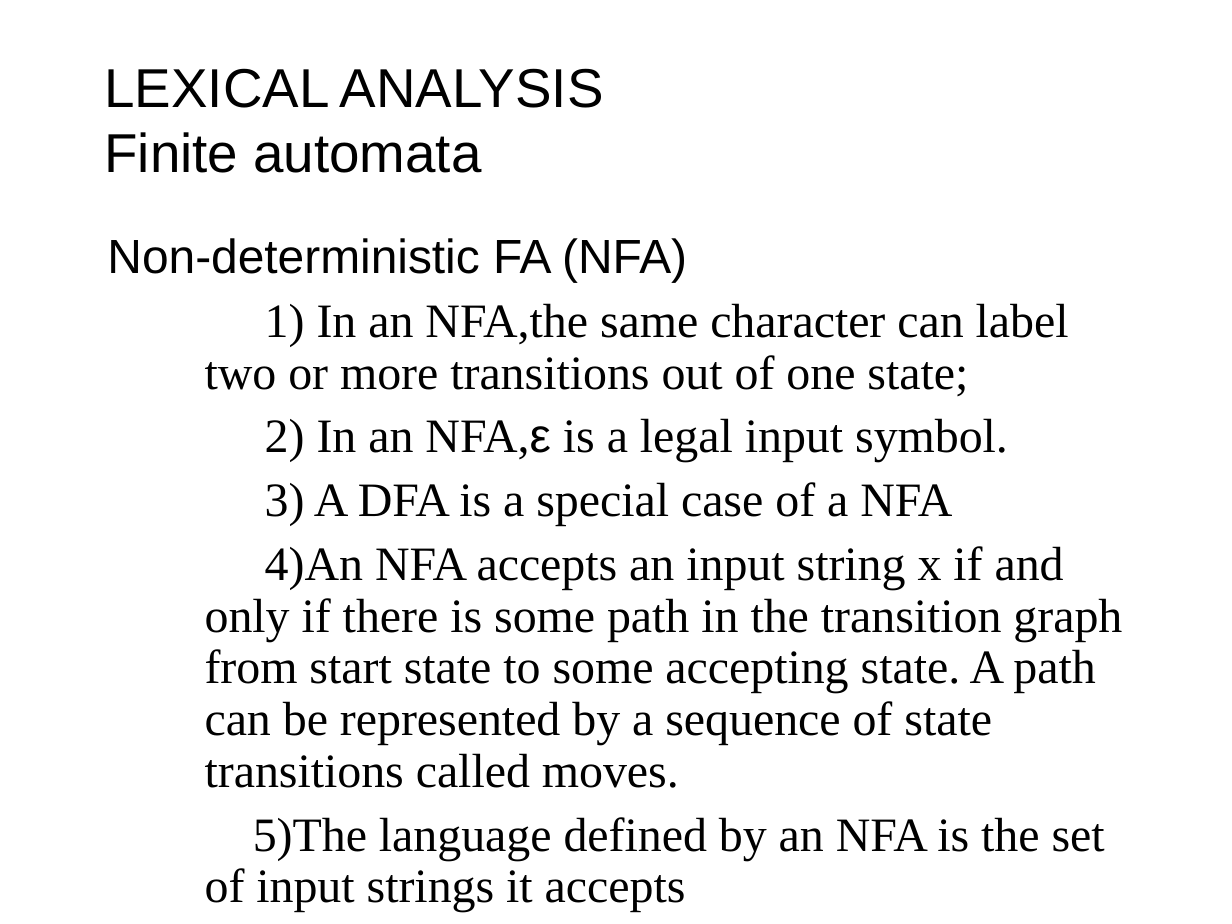
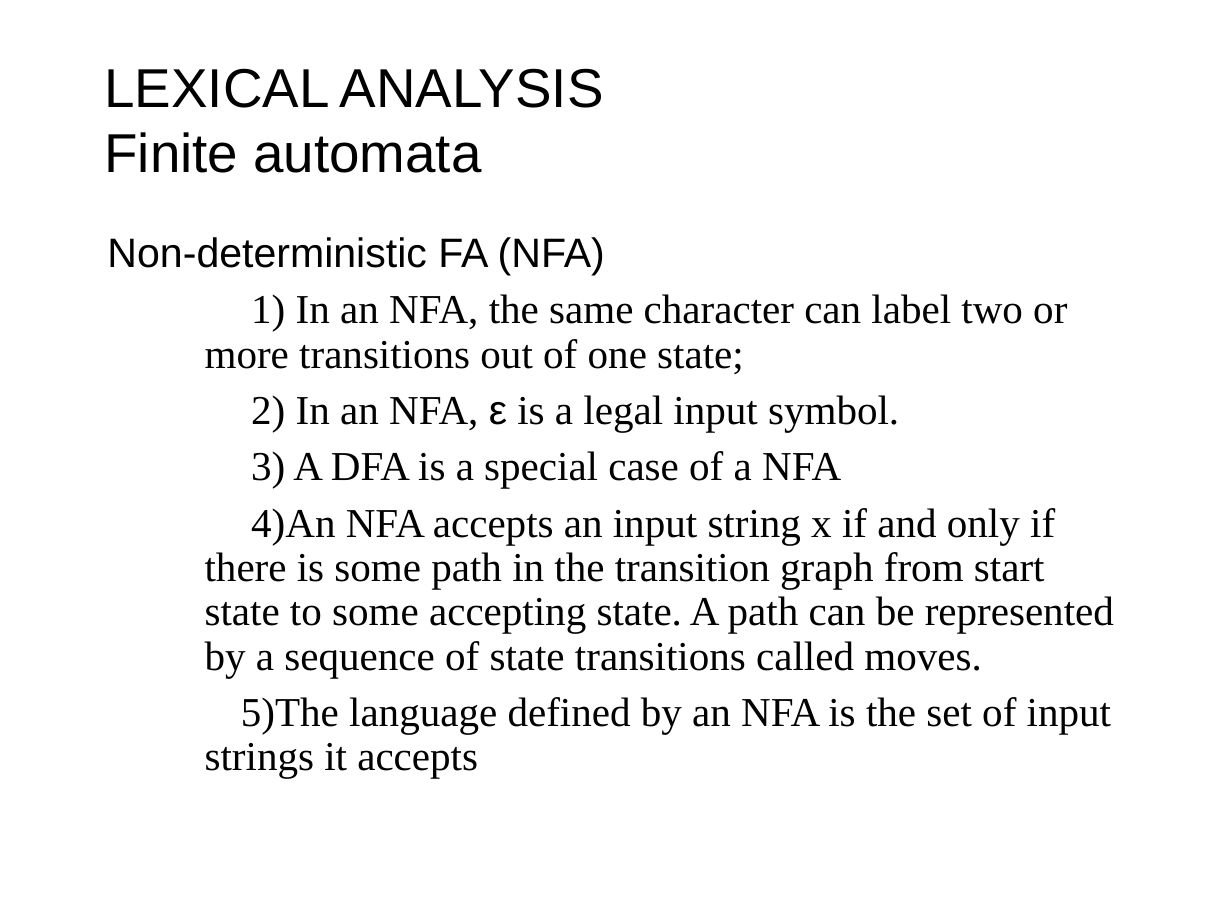
Before and after one commit to GeneralNitin/S6, a slide deck: slide 58 of 02. Compiler Design/PPTs/Module 1.ppt. Drawn at 1232x924 pixels with LibreOffice and Linux fonts; fonts in the diff are those of the drawing. Boxes give left, top, right and bottom in pixels: in the first picture for what was removed or moved away, otherwise in the second. Text is boxed around its words. In the diff, an @@ line names an element or a change of style, - is before the commit and + after.

```diff
--- a/02. Compiler Design/PPTs/Module 1.ppt
+++ b/02. Compiler Design/PPTs/Module 1.ppt
@@ text at box(107, 237, 1114, 778): size 28 to 24 pt in "Non-deterministic FA (NFA)", "3) A DFA is a special case ...", "4)An NFA accepts an input string x ...", "5)The language defined by an NFA is ..." @@
@@ text at box(205, 294, 1067, 432): text changed; size 28 to 24 pt @@
-  1) In an NFA,the same character can label two or more transitions out of one state;
-  2) In an NFA,ε is a legal input symbol.
+  1) In an NFA, the same character can label two or more transitions out of one state;
+  2) In an NFA, ε is a legal input symbol.
```
Also in this commit, not shown: 40 other slides changed, 33 other files.
